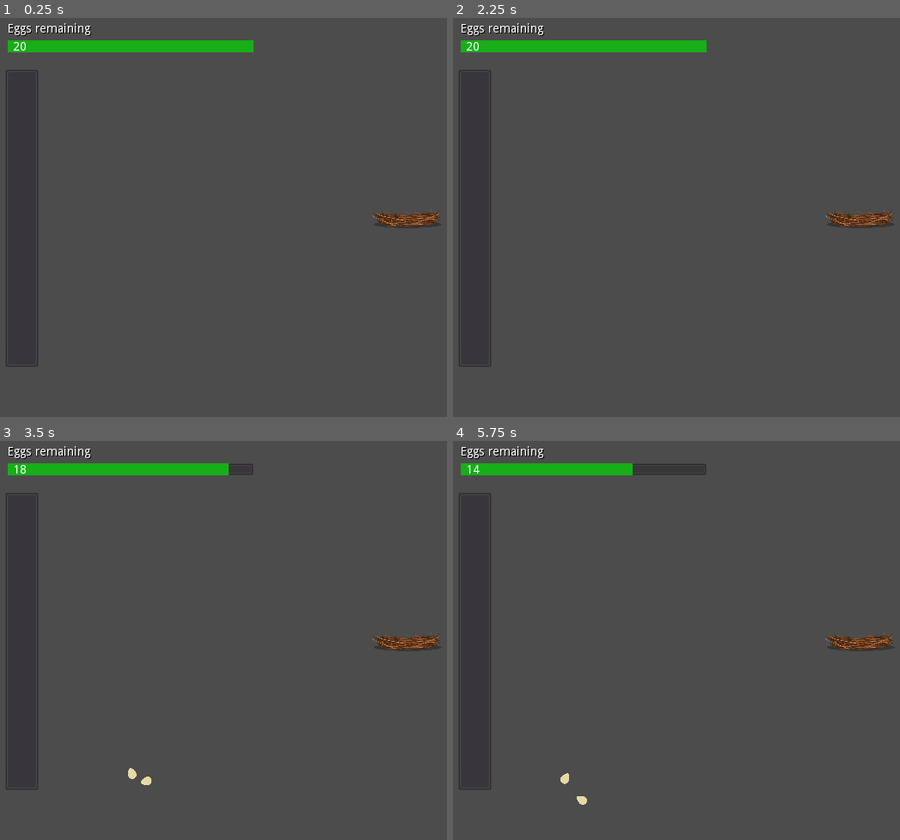
Above: before the commit, frames 1-4 (two rows, left to right).
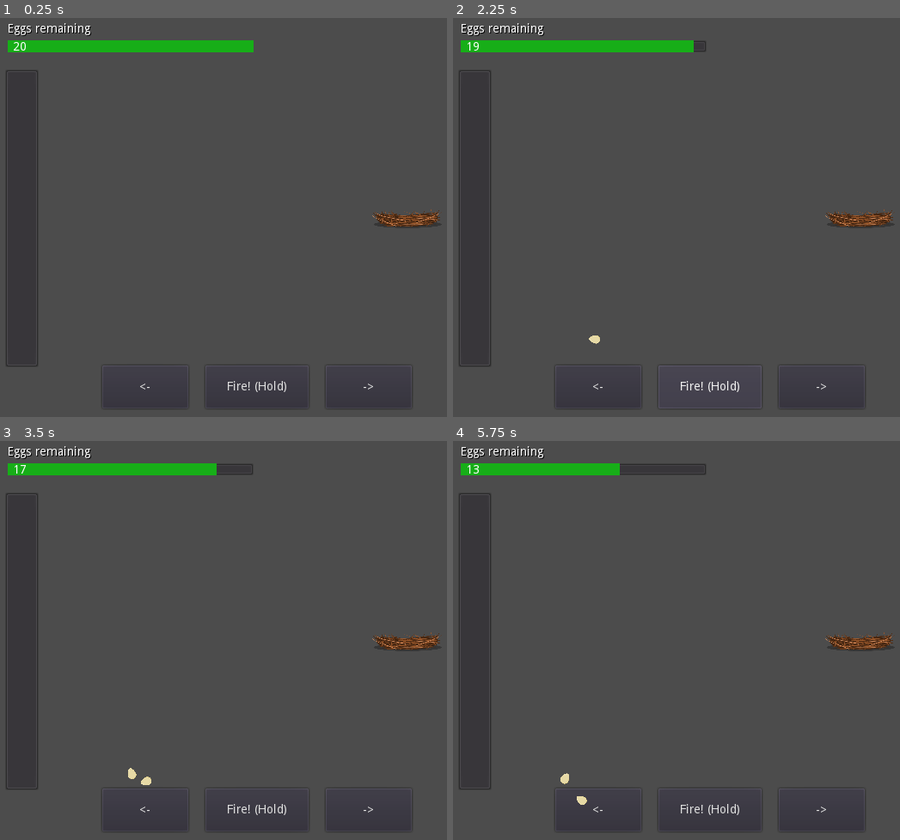
Above: after the commit, the same moments.

Repository: benfernandes/gamejam-august-2020
Game: Godot game, scene res://yeeter/yeeter.tscn
Two runs of this game, one before a commit and one after it. Both use one fixed random seed, a clock stepped at 60 frames per second and the inputs below. This scene is started directly instead of the project's main scene.
Inputs (mouse positions are in pixels of both pictures, inside the frame that each line leads up to):
- Up to frame 1 (0.25 s): no input
- Up to frame 2 (2.25 s): click (596, 385) at 0.5 s, where only the run after the commit has a clickable "<-"; click (824, 385) at 1.25 s, where only the run after the commit has a clickable "->"; click (712, 385) at 2 s, where only the run after the commit has a clickable "Fire! (Hold)"
- Up to frame 3 (3.5 s): tap Enter at 2.75 s; move the mouse to (393, 612) at 2.77 s; hold Right (ui_right) from 2.78 s (still down); click (393, 612) at 2.92 s; tap Space (flap) at 3.02, 3.32 s
- Up to frame 4 (5.75 s): move the mouse to (587, 656) at 3.52 s; release Right (ui_right) at 3.53 s; hold Left (ui_left) 3.53-4.28 s; click (587, 656) at 3.67 s; tap Space (flap) at 3.77, 4.07, 5.27, 5.57 s; move the mouse to (770, 544) at 4.27 s; hold Right (ui_right) from 4.28 s (still down); click (770, 544) at 4.42 s; move the mouse to (680, 716) at 5.02 s; click (680, 716) at 5.17 s

The runs differ from the first frame. In frame 1, 0.1% of the frame differs, in the area x 31-84%, y 90-94%; in frame 2, 0.4%, in the area x 3-84%, y 5-94%; in frame 3, 0.2%; in frame 4, 0.3%.
Error before the commit: Invalid operands 'String' and 'Nil' in operator '+'. (res://yeeter/yeeter.gd:31)
Error after the commit: Invalid operands 'String' and 'Nil' in operator '+'. (res://yeeter/yeeter.gd:32)

Commit message:
Make game mobile friendly

Diff:
--- a/project.godot
+++ b/project.godot
@@ -31,6 +31,7 @@
 flap={
 "deadzone": 0.5,
 "events": [ Object(InputEventKey,"resource_local_to_scene":false,"resource_name":"","device":0,"alt":false,"shift":false,"control":false,"meta":false,"command":false,"pressed":false,"scancode":32,"unicode":0,"echo":false,"script":null)
+, Object(InputEventMouseButton,"resource_local_to_scene":false,"resource_name":"","device":0,"alt":false,"shift":false,"control":false,"meta":false,"command":false,"button_mask":0,"position":Vector2( 0, 0 ),"global_position":Vector2( 0, 0 ),"factor":1.0,"button_index":1,"pressed":false,"doubleclick":false,"script":null)
  ]
 }
 
--- a/yeeter/entities/power_bar/power_bar.gd
+++ b/yeeter/entities/power_bar/power_bar.gd
@@ -14,7 +14,7 @@
 func _process(delta):
 	var new_value = value
 
-	if Input.is_action_pressed("ui_select") && is_playing:
+	if (Input.is_action_pressed("ui_select") || get_parent().fire_button.pressed) && is_playing:
 		new_value += 2.5 * direction
 	else:
 		new_value -= 2.5
@@ -28,10 +28,18 @@
 		direction = 1
 
 	if Input.is_action_just_released("ui_select") && is_playing:
-		if remaining.get_value() > 0:
-			bird_cannon.shoot()
-			remaining.decrement_value()
-			value = 0
+		shoot()
 
 func _on_remaining_none_remaining():
 	is_playing = false
+
+
+func _on_Fire_button_up():
+	if is_playing:
+		shoot()
+
+func shoot():
+	if remaining.get_value() > 0:
+		bird_cannon.shoot()
+		remaining.decrement_value()
+		value = 0
--- a/yeeter/yeeter.gd
+++ b/yeeter/yeeter.gd
@@ -26,6 +26,7 @@
 # Bird cannon
 export (NodePath) var bird_cannon_path
 onready var bird_cannon = get_node(bird_cannon_path)
+onready var fire_button = $Fire
 
 func _ready():
 	print("Yeeter difficulty: " + difficulty)
@@ -45,6 +46,10 @@
 
 func _process(delta):
 	if !is_finished:
+		if $Left.pressed:
+			bird_cannon.rotation_degrees -= 1
+		if $Right.pressed:
+			bird_cannon.rotation_degrees += 1
 		_try_to_trigger_end_screen()
 
 func _try_to_trigger_end_screen():
--- a/yeeter/yeeter.tscn
+++ b/yeeter/yeeter.tscn
@@ -60,6 +60,43 @@
 __meta__ = {
 "_edit_use_anchors_": false
 }
+
+[node name="Left" type="Button" parent="."]
+margin_left = 180.0
+margin_top = 420.0
+margin_right = 280.0
+margin_bottom = 470.0
+focus_mode = 0
+enabled_focus_mode = 0
+text = "<-"
+__meta__ = {
+"_edit_use_anchors_": false
+}
+
+[node name="Right" type="Button" parent="."]
+margin_left = 440.0
+margin_top = 420.0
+margin_right = 540.0
+margin_bottom = 470.0
+focus_mode = 0
+enabled_focus_mode = 0
+text = "->"
+__meta__ = {
+"_edit_use_anchors_": false
+}
+
+[node name="Fire" type="Button" parent="."]
+margin_left = 300.0
+margin_top = 420.0
+margin_right = 420.0
+margin_bottom = 470.0
+focus_mode = 0
+enabled_focus_mode = 0
+text = "Fire! (Hold)"
+__meta__ = {
+"_edit_use_anchors_": false
+}
 [connection signal="none_remaining" from="remaining" to="bird_cannon" method="_on_remaining_none_remaining"]
+[connection signal="none_remaining" from="remaining" to="." method="_on_remaining_none_remaining"]
 [connection signal="none_remaining" from="remaining" to="power_bar" method="_on_remaining_none_remaining"]
-[connection signal="none_remaining" from="remaining" to="." method="_on_remaining_none_remaining"]
+[connection signal="button_up" from="Fire" to="power_bar" method="_on_Fire_button_up"]
